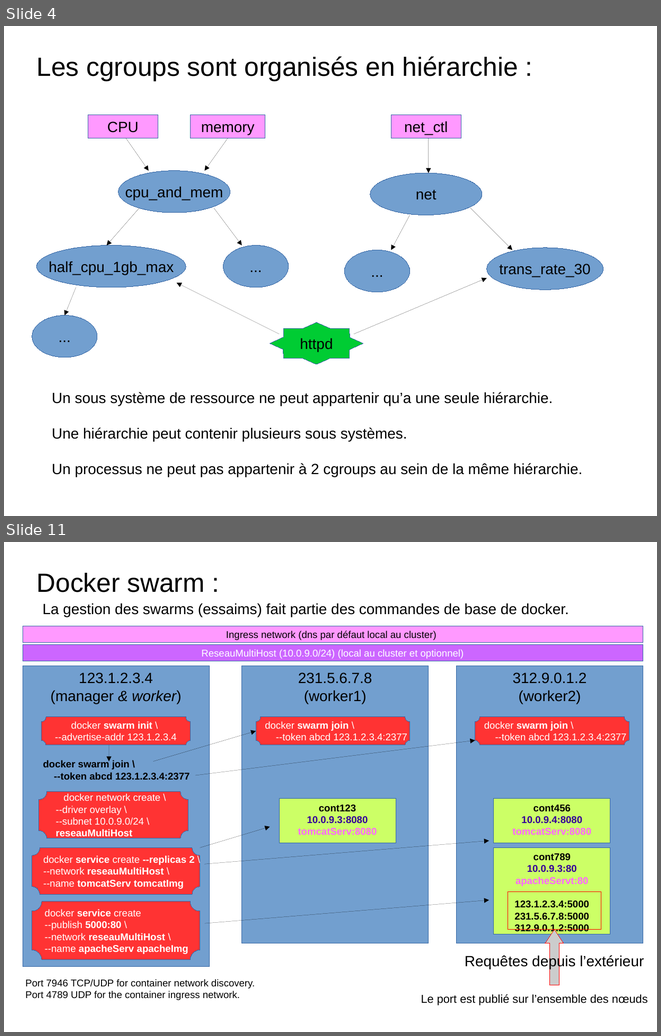
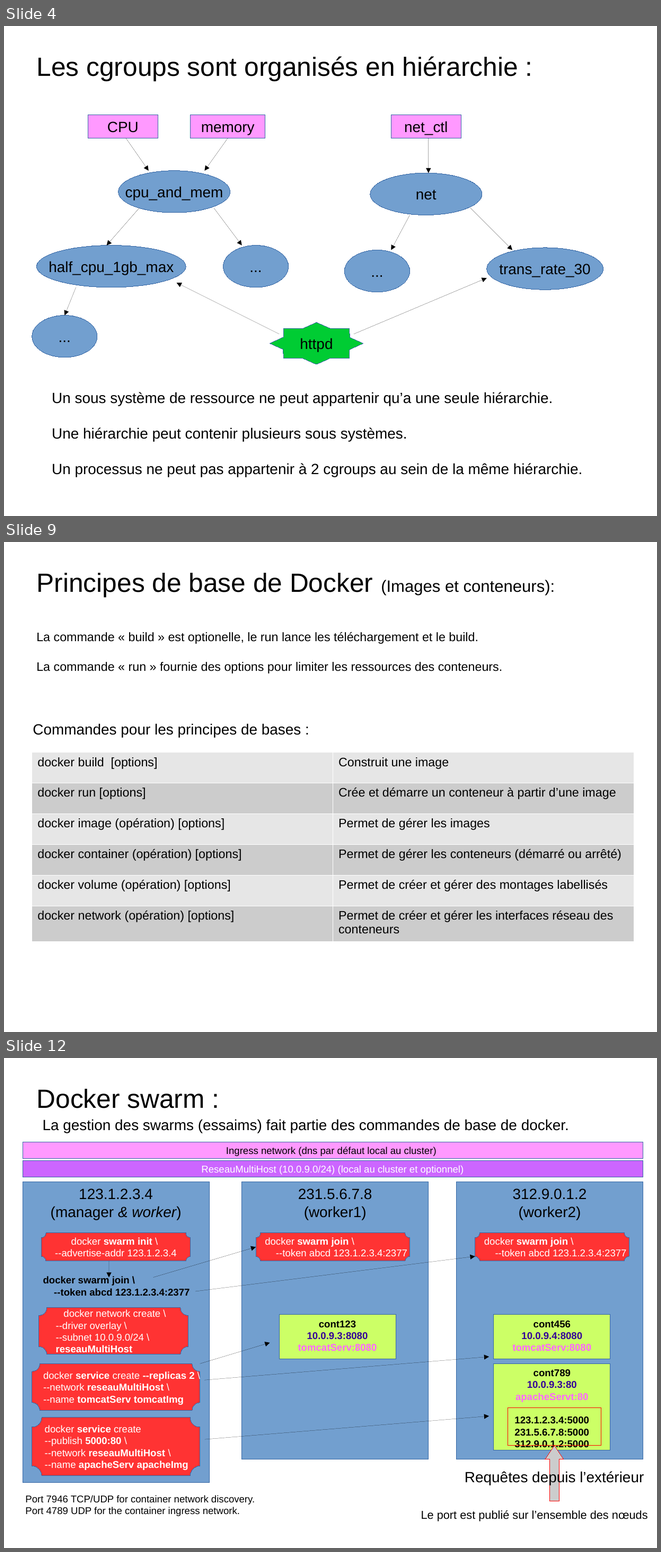
Before and after one commit to charleshuber/4t, a slide deck: presentation_smb215.odp. Shown one above the other, each under a label of ours: slides 4 and 11 before the commit, slides 4, 9 and 12 after it; the slides between them are not shown. The pictures are 661x1036 and 661x1552 pixels, drawn with LibreOffice and Linux fonts; fonts in the diff are those of the drawing. Boxes give left, top, right and bottom in pixels: in the first picture for what was removed or moved away, otherwise in the second. Text is boxed around its words. In the diff, an @@ line names an element or a change of style, - is before the commit and + after.

```diff
--- a/presentation_smb215.odp
+++ b/presentation_smb215.odp
@@ slide 9 added at bbox=[4, 542, 657, 1032], background #FFFFFF @@
@@ text added at bbox=[37, 573, 555, 597], 32 pt, text #000000 @@
+Principes de base de Docker (Images et conteneurs):
@@ text added at bbox=[36, 632, 503, 673], 15 pt, text #000000 @@
+La commande « build » est optionelle, le run lance les téléchargement et le build.
+La commande « run » fournie des options pour limiter les ressources des conteneurs.
@@ text added at bbox=[33, 723, 301, 737], 18 pt, text #000000 @@
+Commandes pour les principes de bases :
@@ table added at bbox=[32, 752, 634, 940], 6 rows, 2 columns @@
+docker build [options] | Construit une image
+docker run [options] | Crée et démarre un conteneur à partir d’une image
+docker image (opération) [options] | Permet de gérer les images
+docker container (opération) [options] | Permet de gérer les conteneurs (démarré ou arrêté)
+docker volume (opération) [options] | Permet de créer et gérer des montages labellisés
+docker network (opération) [options] | Permet de créer et gérer les interfaces réseau des conteneurs
@@ what was slide 11 is now slide 12 @@
```
Also in this commit, not shown: 9 slides changed, 2 other slides added, 2 slides removed, 1 other file.
